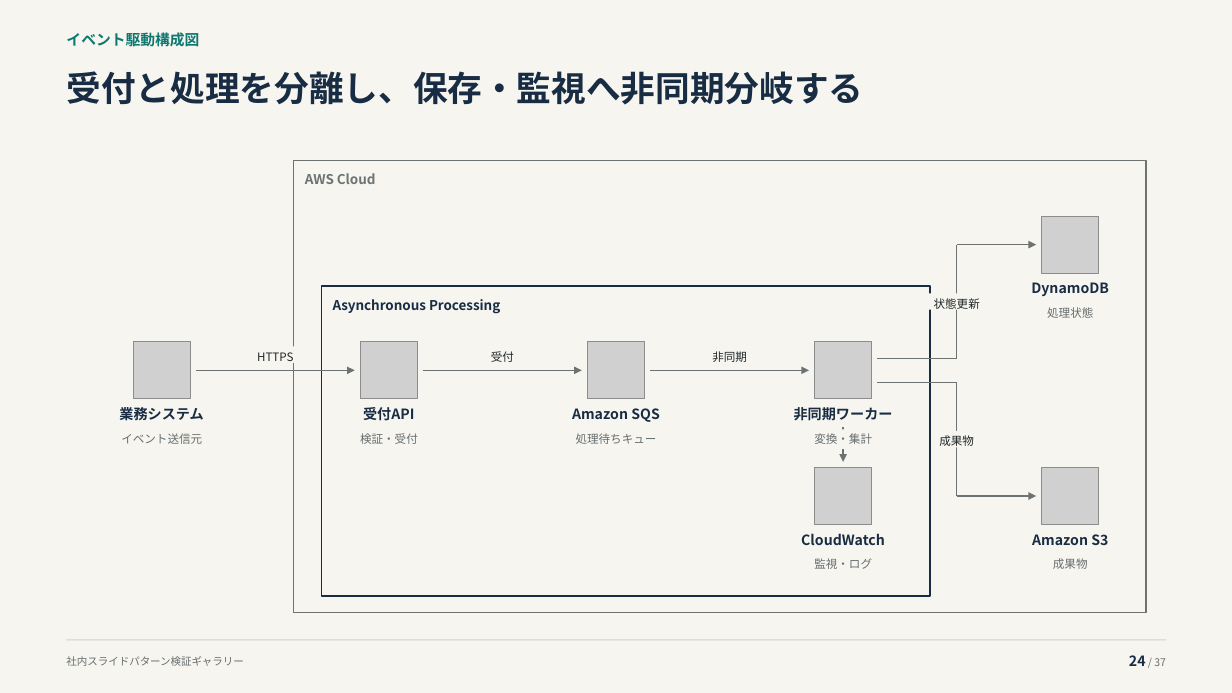
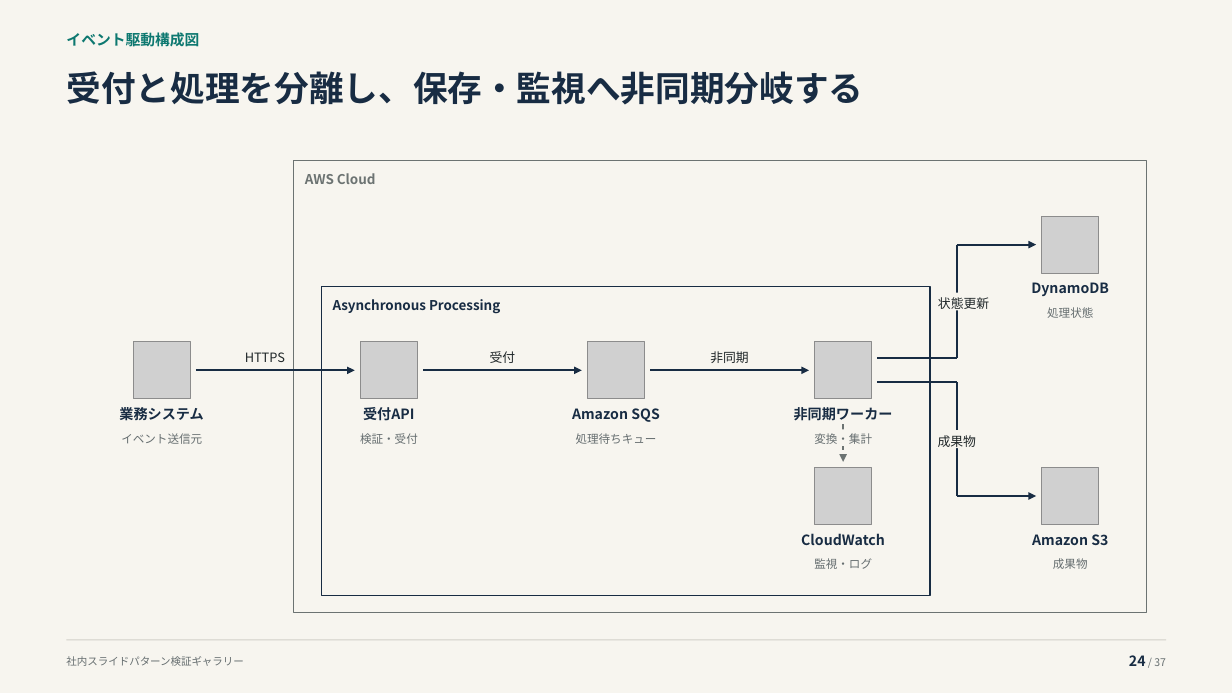
Before and after one commit to thinas1115/pptxdsl, a slide deck: slide 24 of examples/gallery/pattern_gallery.pptx. Drawn at 1232x693 pixels with LibreOffice and Linux fonts; fonts in the diff are those of the drawing; grey boxes stand for pictures. Boxes give left, top, right and bottom in pixels: in the first picture for what was removed or moved away, otherwise in the second. Text is boxed around its words. In the diff, an @@ line names an element or a change of style, - is before the commit and + after.

```diff
--- a/examples/gallery/pattern_gallery.pptx
+++ b/examples/gallery/pattern_gallery.pptx
@@ rectangle at box(294, 161, 1147, 613): outline #6C7372 1.25 pt to #6C7372 0.85 pt @@
@@ line (957, 359) - (957, 245): stroke #6C7372 1.25 pt to #182C43 1.6 pt @@
@@ arrow (957, 245) - (1036, 245): stroke #6C7372 1.25 pt to #182C43 1.6 pt @@
@@ rectangle at box(322, 287, 931, 596): outline #182C43 1.25 pt to #182C43 0.85 pt @@
@@ size 9 to 10 pt in 5 elements at box(490, 351, 516, 363), box(932, 431, 982, 448), box(245, 352, 285, 362), box(710, 351, 748, 363), box(933, 293, 996, 311) @@
@@ rectangle "状態更新": place and size @@
-rectangle "状態更新" at box(934, 298, 980, 312)
+rectangle "状態更新" at box(933, 293, 996, 311)
@@ text "HTTPS": place and size @@
-text "HTTPS" at box(257, 352, 293, 361)
+text "HTTPS" at box(245, 352, 285, 362)
@@ text "非同期": place and size @@
-text "非同期" at box(706, 347, 753, 363)
+text "非同期" at box(710, 351, 748, 363)
@@ line (877, 359) - (957, 359): stroke #6C7372 1.25 pt to #182C43 1.6 pt @@
@@ arrow (196, 371) - (355, 371): stroke #6C7372 1.25 pt to #182C43 1.6 pt @@
@@ arrow (423, 371) - (582, 371): stroke #6C7372 1.25 pt to #182C43 1.6 pt @@
@@ arrow (651, 371) - (809, 371): stroke #6C7372 1.25 pt to #182C43 1.6 pt @@
@@ line (877, 383) - (957, 383): stroke #6C7372 1.25 pt to #182C43 1.6 pt @@
@@ line (957, 383) - (957, 496): stroke #6C7372 1.25 pt to #182C43 1.6 pt @@
@@ arrow (843, 405) - (843, 462): stroke #6C7372 1.25 pt dashed to #6C7372 1.1 pt dashed @@
@@ arrow (957, 496) - (1036, 496): stroke #6C7372 1.25 pt to #182C43 1.6 pt @@
```
Also in this commit, not shown: 3 other slides changed, 9 other files.
